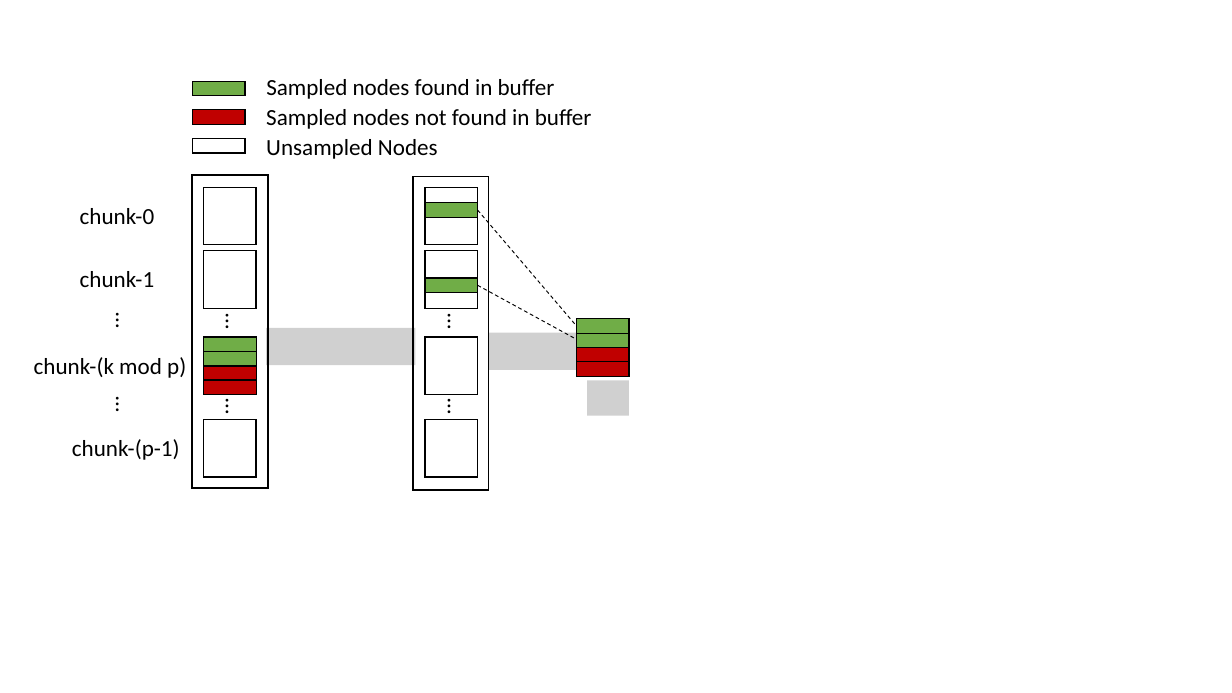
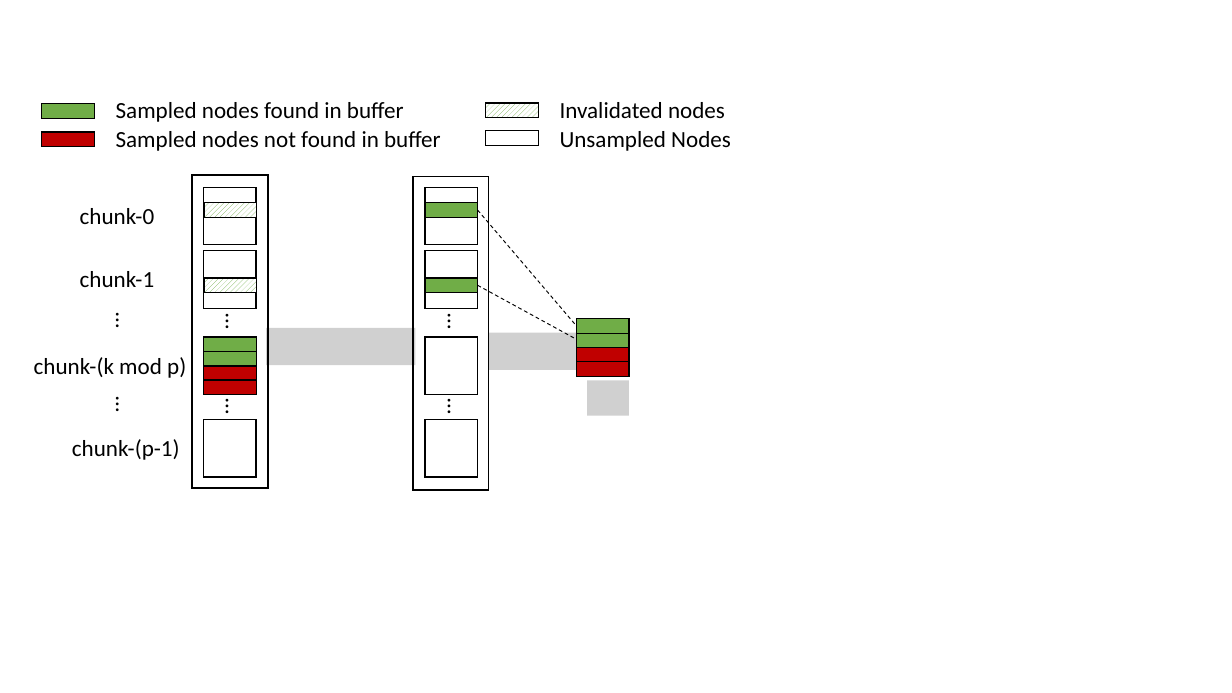
Before and after one commit to HPC-Research-Lab/GNN, a slide deck: slide 1 of papers/neurips2021/figures/sparse_buffer.pptx. Drawn at 1232x693 pixels with LibreOffice and Linux fonts; fonts in the diff are those of the drawing; grey boxes stand for pictures. Boxes give left, top, right and bottom in pixels: in the first picture for what was removed or moved away, otherwise in the second. Text is boxed around its words. In the diff, an @@ line names an element or a change of style, - is before the commit and + after.

```diff
--- a/papers/neurips2021/figures/sparse_buffer.pptx
+++ b/papers/neurips2021/figures/sparse_buffer.pptx
@@ rectangle: place and size @@
-rectangle at <box>192,81,245,96</box>
+rectangle at <box>42,104,94,118</box>
@@ text "Sampled nodes found in buffer": place and size @@
-text "Sampled nodes found in buffer" at <box>266,79,555,99</box>
+text "Sampled nodes found in buffer" at <box>116,102,404,122</box>
@@ rectangle added at <box>486,103,539,117</box>, fill pattern #70AD47 on #FFFFFF, outline #000000 1 pt @@
@@ text added at <box>560,102,725,118</box>, 18 pt, text #000000 @@
+Invalidated nodes
@@ rectangle: place and size @@
-rectangle at <box>192,110,245,125</box>
+rectangle at <box>42,132,94,147</box>
@@ text "Sampled nodes not found in ...": place and size @@
-text "Sampled nodes not found in ..." at <box>266,109,592,129</box>
+text "Sampled nodes not found in ..." at <box>116,131,441,151</box>
@@ rectangle: place and size @@
-rectangle at <box>192,139,245,153</box>
+rectangle at <box>486,130,539,145</box>
@@ text "Unsampled Nodes": place and size @@
-text "Unsampled Nodes" at <box>266,139,438,159</box>
+text "Unsampled Nodes" at <box>560,131,731,151</box>
@@ rectangle added at <box>204,202,257,217</box>, fill pattern #70AD47 on #FFFFFF, outline #000000 1 pt @@
@@ rectangle added at <box>204,278,257,293</box>, fill pattern #70AD47 on #FFFFFF, outline #000000 1 pt @@
```
Also in this commit, not shown: 2 other files.
